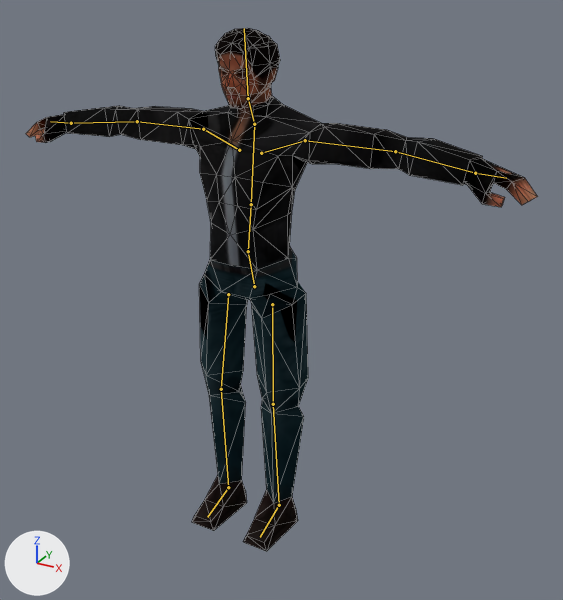
Two versions of the Blender file 3dmodels/leon/leon.blend, one commit apart.
One viewpoint serves both versions: a 50 mm camera at (8.82, -14.49, 13.52) aimed at (0.87, -0.04, 6.29). Every picture has the same lights, and +X, +Y and +Z are marked at lower left. The bones that bend it are drawn over the model as lines. Mesh edges are drawn as thin lines.

The first picture shows 'Manuel'.
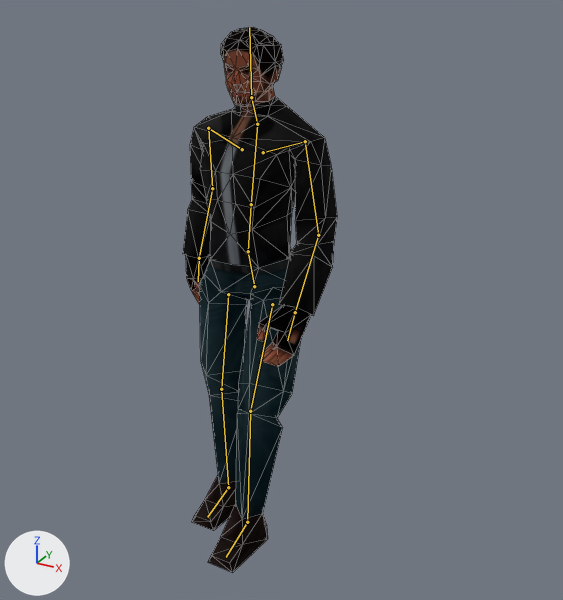
The newer file adds an action. The first version stands in its rest pose; the second is drawn at frame 20 of the action 'Actions'.

Where the change shows, as pixel boxes (x1, y1, x2, y2) in the pictures (563 x 600 px):
'Manuel', posed (70% narrower)
    before: (26, 28, 538, 551)
    after: (183, 27, 337, 573)
bone 'Chest', root to tip
    before: (251, 204) to (254, 124)
    after: (251, 204) to (257, 124)
bone 'Head', root to tip
    before: (248, 98) to (244, 28)
    after: (251, 97) to (249, 27)
bone 'LowerArm.L', root to tip
    before: (395, 151) to (475, 173)
    after: (318, 235) to (295, 312)
bone 'Hand.L', root to tip
    before: (475, 173) to (506, 178)
    after: (295, 312) to (287, 340)
bone 'Hand.R', root to tip
    before: (71, 123) to (50, 121)
    after: (199, 258) to (198, 281)

What changed in the scene script:
```text
Change bone_chest:
    where bone_chest = bpy.data.objects['Root'].pose.bones['Chest']  # child of 'Spine'
    bone_chest.rotation_quaternion: (1.0, 0.0, 0.0, 0.0) -> (0.999, -0.027, -0.039, -0.006)  # degrees (0, 0, 0) -> degrees (-3, -4, -1)
Change bone_head:
    where bone_head = bpy.data.objects['Root'].pose.bones['Head']  # child of 'Neck'
    bone_head.rotation_quaternion: (1.0, 0.0, 0.0, 0.0) -> (0.997, -0.005, 0.077, 0.0)  # degrees (0, 0, 0) -> degrees (-1, 9, 0)
Change bone_lowerarm_l:
    where bone_lowerarm_l = bpy.data.objects['Root'].pose.bones['LowerArm.L']  # child of 'UpperArm.L'
    bone_lowerarm_l.rotation_quaternion: (1.0, 0.0, 0.0, 0.0) -> (0.985, -0.028, 0.163, -0.048)  # degrees (0, 0, 0) -> degrees (-4, 19, -6)
Change bone_hand_l:
    where bone_hand_l = bpy.data.objects['Root'].pose.bones['Hand.L']  # child of 'LowerArm.L'
    bone_hand_l.rotation_quaternion: (1.0, 0.0, 0.0, 0.0) -> (0.998, -0.056, -0.014, 0.005)  # degrees (0, 0, 0) -> degrees (-6, -2, 1)
Change bone_hand_ik_l:
    where bone_hand_ik_l = bpy.data.objects['Root'].pose.bones['Hand_IK.L']  # child of 'Chest'
    bone_hand_ik_l.location: (0.0, 0.0, 0.0) -> (-2.57, -3.22, 1.85)
Change bone_hand_r:
    where bone_hand_r = bpy.data.objects['Root'].pose.bones['Hand.R']  # child of 'LowerArm.R'
    bone_hand_r.rotation_quaternion: (1.0, 0.0, 0.0, 0.0) -> (0.993, -0.114, 0.021, -0.002)  # degrees (0, 0, 0) -> degrees (-13, 2, 0)
Change bone_hand_ik_r:
    where bone_hand_ik_r = bpy.data.objects['Root'].pose.bones['Hand_IK.R']  # child of 'Chest'
    bone_hand_ik_r.location: (0.0, 0.0, 0.0) -> (3.03, -3.31, 0.1)
Change bone_foot_ik_l:
    where bone_foot_ik_l = bpy.data.objects['Root'].pose.bones['Foot_IK.L']  # child of 'Main'
    bone_foot_ik_l.location: (0.0, 0.0, 0.0) -> (0.0, -1.56, 0.58)
Change bone_armtarget_l:
    where bone_armtarget_l = bpy.data.objects['Root'].pose.bones['ArmTarget.L']  # child of 'Main'
    bone_armtarget_l.location: (0.0, 0.0, 0.0) -> (-2.14, 0.0, 0.0)
Change bone_armtarget_r:
    where bone_armtarget_r = bpy.data.objects['Root'].pose.bones['ArmTarget.R']  # child of 'Main'
    bone_armtarget_r.location: (0.0, 0.0, 0.0) -> (1.99, 0.0, 0.0)
```
